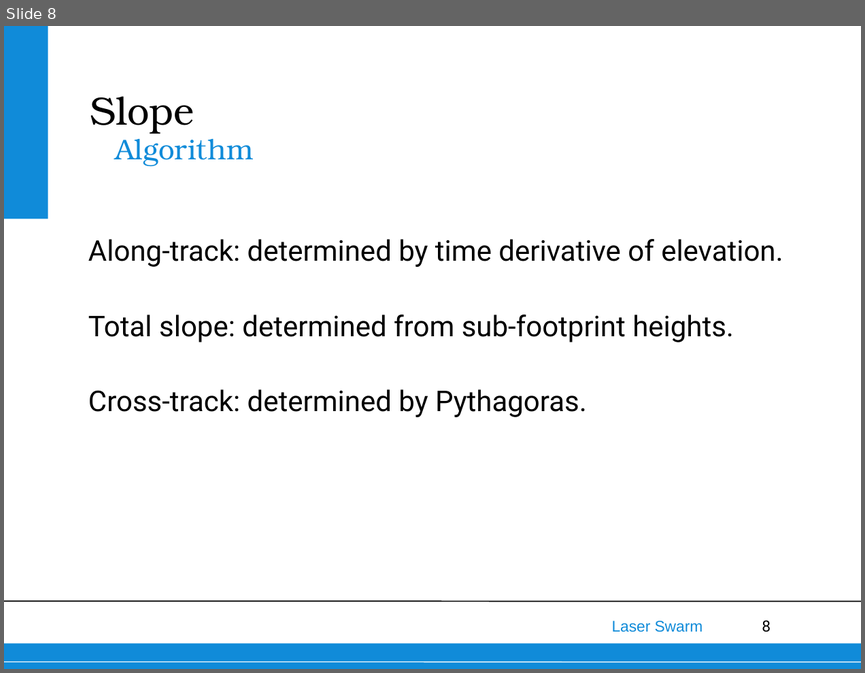
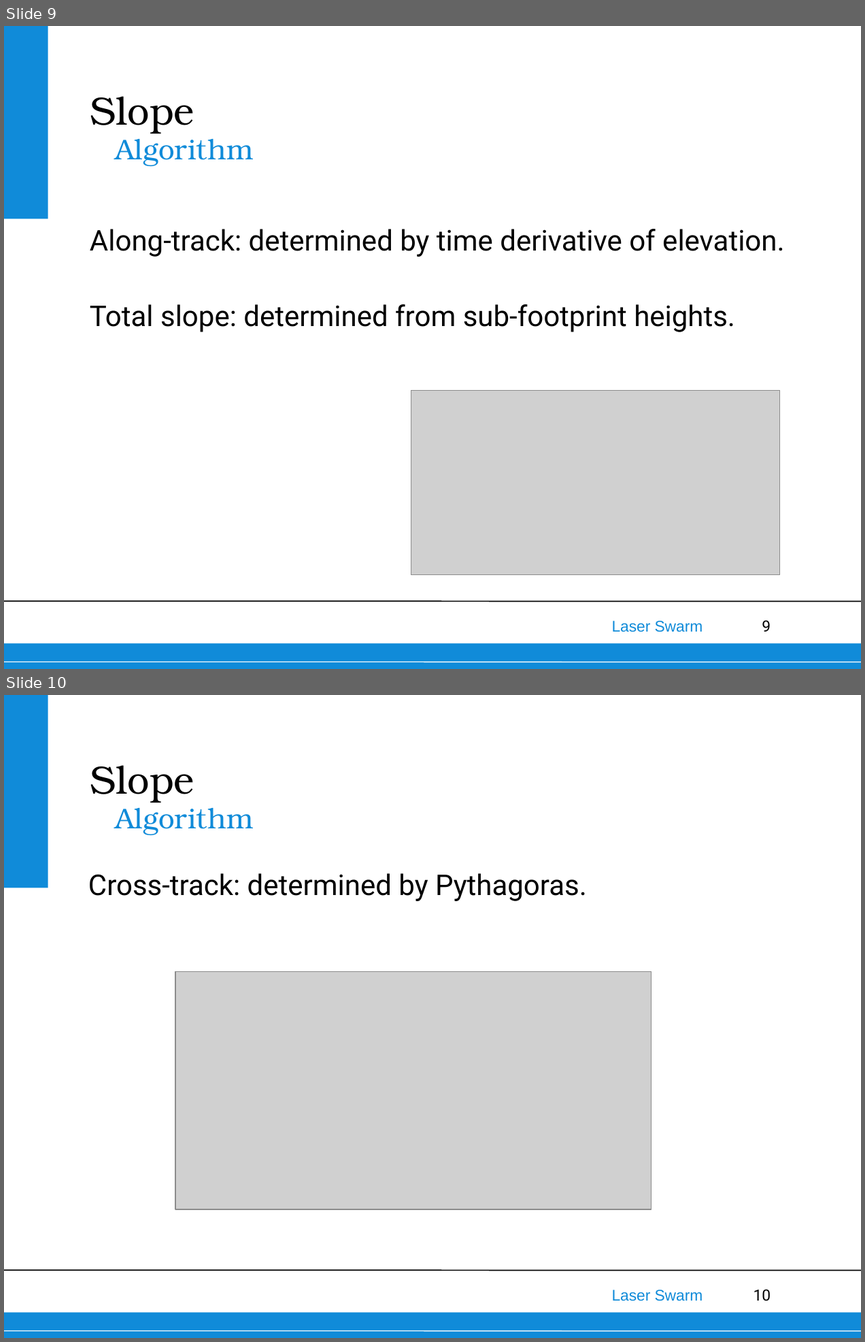
Before and after one commit to thewisenerd/laser-swarm, a slide deck: finalPresentation/subsections/ElevationSlope.ppt. Shown one above the other, each under a label of ours: slide 8 before the commit, slides 9 and 10 after it. The pictures are 865x673 and 865x1342 pixels, drawn with LibreOffice and Linux fonts; fonts in the diff are those of the drawing; grey boxes stand for pictures; background and template pictures are left out. Boxes give left, top, right and bottom in pixels: in the first picture for what was removed or moved away, otherwise in the second. Text is boxed around its words. In the diff, an @@ line names an element or a change of style, - is before the commit and + after.

```diff
--- a/finalPresentation/subsections/ElevationSlope.ppt
+++ b/finalPresentation/subsections/ElevationSlope.ppt
@@ slide 10 added at [4,695,861,1338], background #FFFFFF; not listed: 6 template elements that a slide beside it also shows @@
@@ text added at [90,765,194,802], 33 pt, text #000000 @@
+Slope
@@ text added at [115,801,254,835], 24 pt, text #108BD9 @@
+Algorithm
@@ text added at [88,873,587,901], 24 pt, text #000000 @@
+Cross-track: determined by Pythagoras.
@@ picture added at [175,971,651,1209] @@
@@ what was slide 8 is now slide 9 @@
@@ slide 9 changed as well @@
@@ text "Along-track: determined by time derivative ...": place and size @@
-text "Along-track: determined by time derivative ..." at [88,239,783,417]
+text "Along-track: determined by time derivative ..." at [90,229,784,332]
@@ text at [88,389,587,417]: paragraph removed @@
-Cross-track: determined by Pythagoras.
@@ picture added at [411,390,779,574] @@
@@ page number at [762,620,770,631]: text changed @@
-8
+9
```
Also in this commit, not shown: 8 other slides changed, 1 other slide added, 2 other files.
